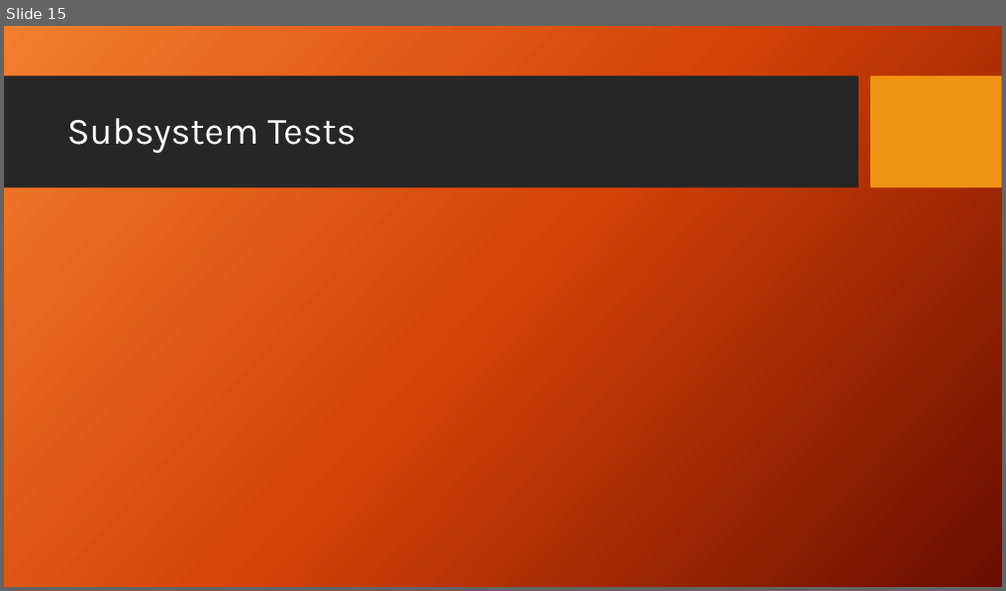
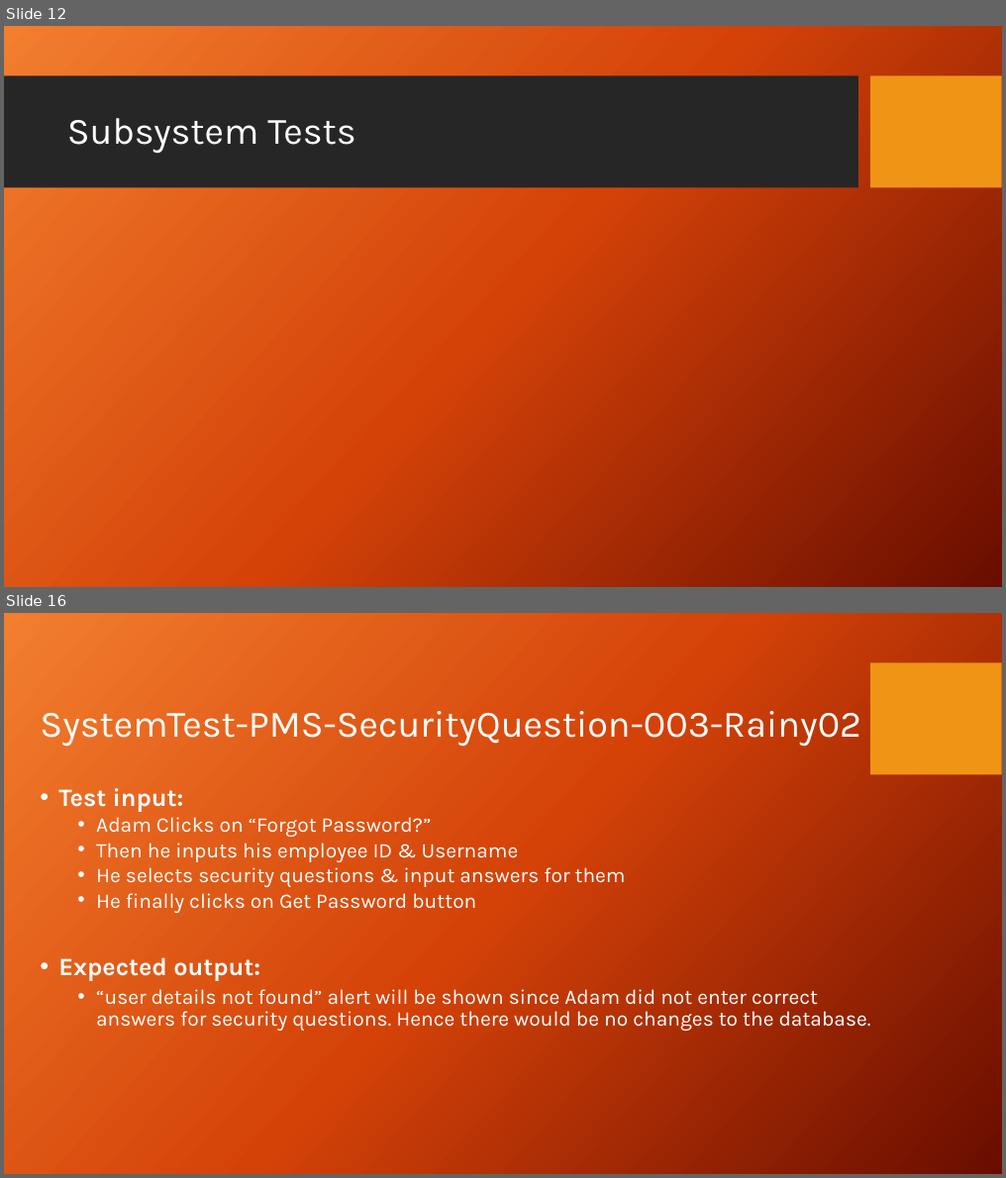
Before and after one commit to zzzzakhar/CEN4072-Team-1, a slide deck: Presentation1.pptx. Shown one above the other, each under a label of ours: slide 15 before the commit, slides 12 and 16 after it; the slides between them are not shown. The pictures are 1006x591 and 1006x1178 pixels, drawn with LibreOffice and Linux fonts; fonts in the diff are those of the drawing; background and template pictures are left out. Boxes give left, top, right and bottom in pixels: in the first picture for what was removed or moved away, otherwise in the second. Text is boxed around its words. In the diff, an @@ line names an element or a change of style, - is before the commit and + after.

Commit message:
PPT almost ready only missing subsytem test slides

```diff
--- a/Presentation1.pptx
+++ b/Presentation1.pptx
@@ slide 16 added at bbox=[4, 613, 1002, 1174], background picture (left out); not listed: 1 template element that a slide beside it also shows @@
@@ text added at bbox=[40, 711, 861, 747], 36 pt, text #FFFFFF @@
+SystemTest-PMS-SecurityQuestion-003-Rainy02
@@ text added at bbox=[58, 788, 626, 913], 20 pt, text #FFFFFF @@
+• Test input:
+  • Adam Clicks on “Forgot Password?”
+  • Then he inputs his employee ID & Username
+  • He selects security questions & input answers for them
+  • He finally clicks on Get Password button
@@ text added at bbox=[58, 958, 871, 1031], 20 pt, text #FFFFFF @@
+• Expected output:
+  • “user details not found” alert will be shown since Adam did not enter correct answers for security questions. Hence there would be no changes to the database.
@@ what was slide 15 is now slide 12 @@
```
Also in this commit, not shown: 4 slides changed, 1 other slide added, 5 slides removed.
